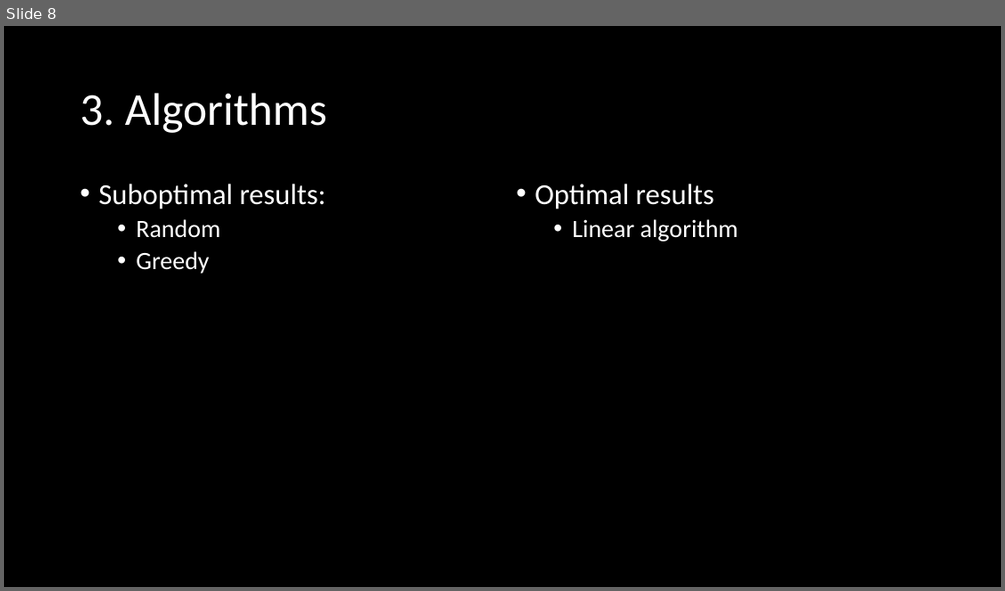
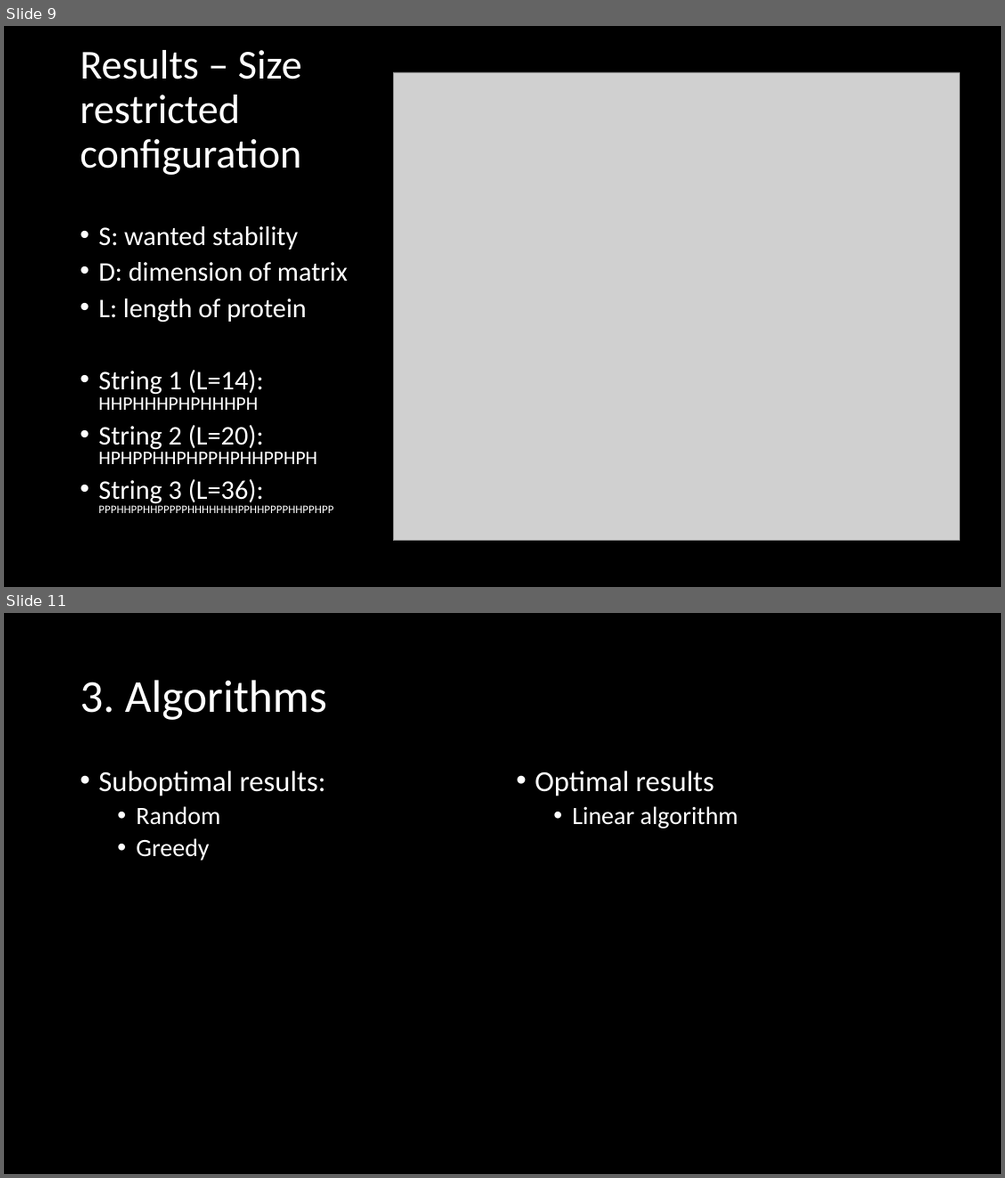
Before and after one commit to Loek21/Protein-Pow-d-er, a slide deck: Documentation/PPP, Week 2, Meeting 1.pptx. Shown one above the other, each under a label of ours: slide 8 before the commit, slides 9 and 11 after it; the slides between them are not shown. The pictures are 1005x591 and 1005x1178 pixels, drawn with LibreOffice and Linux fonts; fonts in the diff are those of the drawing; grey boxes stand for pictures. Boxes give left, top, right and bottom in pixels: in the first picture for what was removed or moved away, otherwise in the second. Text is boxed around its words. In the diff, an @@ line names an element or a change of style, - is before the commit and + after.

```diff
--- a/Documentation/PPP, Week 2, Meeting 1.pptx
+++ b/Documentation/PPP, Week 2, Meeting 1.pptx
@@ slide 9 added at (x1=4, y1=26, x2=1001, y2=587), background #000000 @@
@@ title added at (x1=80, y1=50, x2=302, y2=175), 39.6 pt, text #FFFFFF @@
+Results – Size
+restricted
+configuration
@@ picture added at (x1=393, y1=72, x2=959, y2=540) @@
@@ text added at (x1=98, y1=226, x2=348, y2=513), 25.9 pt, text #FFFFFF @@
+• S: wanted stability
+• D: dimension of matrix
+• L: length of protein
+• String 1 (L=14):
+  HHPHHHPHPHHHPH
+• String 2 (L=20):
+  HPHPPHHPHPPHPHHPPHPH
+• String 3 (L=36):
+  PPPHHPPHHPPPPPHHHHHHHPPHHPPPPHHPPHPP
@@ what was slide 8 is now slide 11 @@
```
Also in this commit, not shown: 1 slide changed, 2 other slides added.
